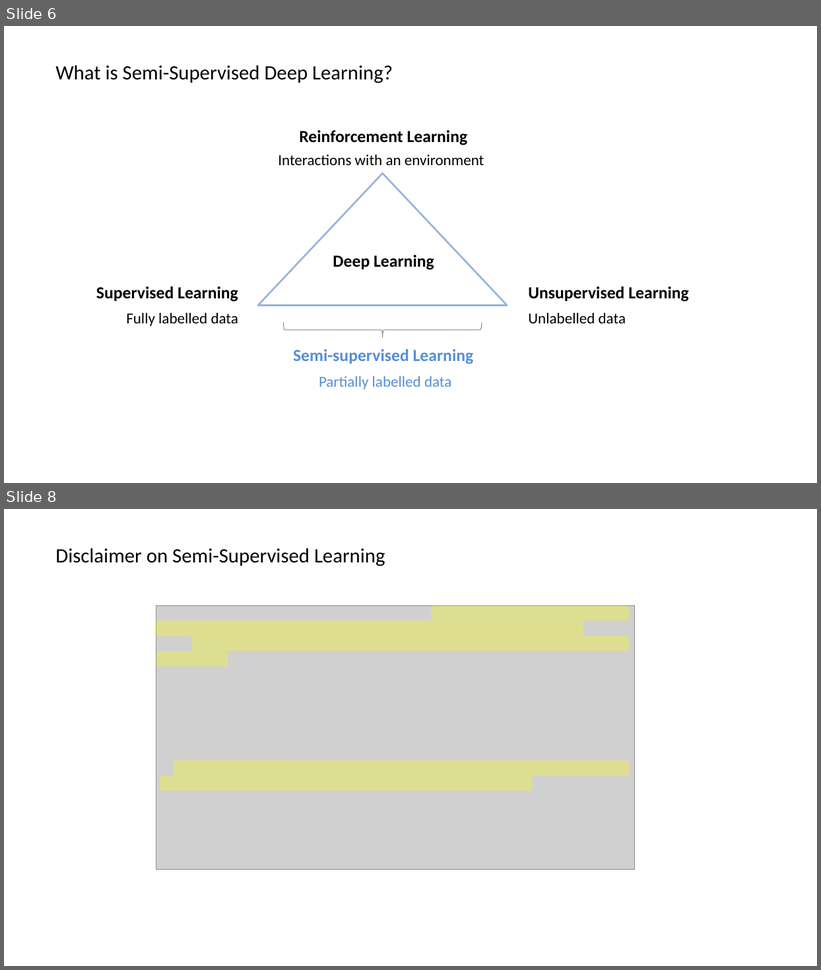
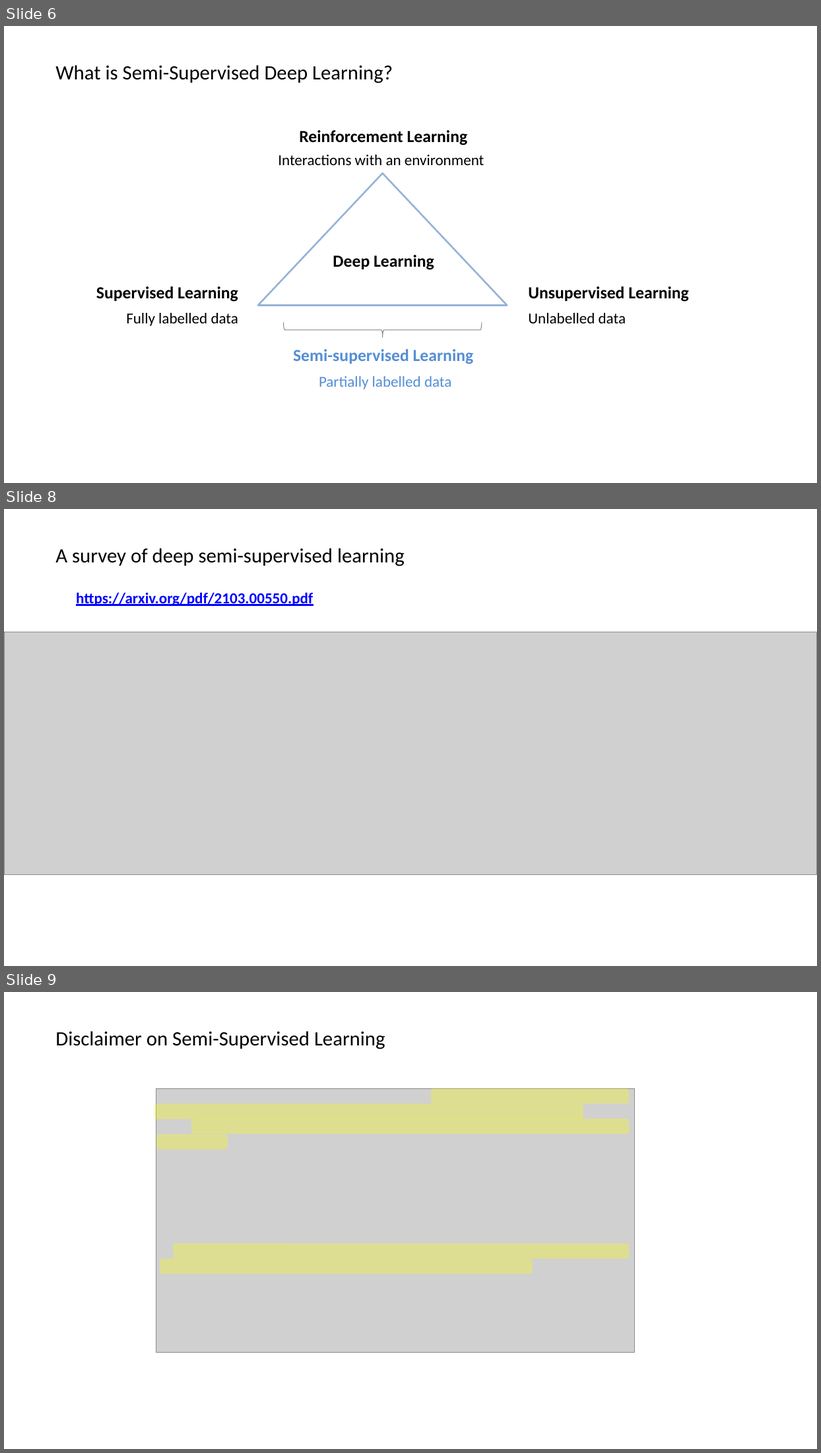
Before and after one commit to MonashDataFluency/Semi-Supervised-Deep-Learning, a slide deck: Semi-Supervised Deep Learning - Slides.pptx. Shown one above the other, each under a label of ours: slides 6 and 8 before the commit, slides 6, 8 and 9 after it; the slides between them are not shown. The pictures are 821x970 and 821x1453 pixels, drawn with LibreOffice and Linux fonts; fonts in the diff are those of the drawing; grey boxes stand for pictures; background and template pictures are left out. Boxes give left, top, right and bottom in pixels: in the first picture for what was removed or moved away, otherwise in the second. Text is boxed around its words. In the diff, an @@ line names an element or a change of style, - is before the commit and + after.

```diff
--- a/Semi-Supervised Deep Learning - Slides.pptx
+++ b/Semi-Supervised Deep Learning - Slides.pptx
@@ slide 8 added at bbox=[4, 509, 817, 966], background #FFFFFF @@
@@ text added at bbox=[55, 548, 405, 566], 24 pt, text #000000 @@
+A survey of deep semi-supervised learning
@@ text added at bbox=[76, 592, 313, 606], 18 pt, text #0000FF, bold, underline @@
+https://arxiv.org/pdf/2103.00550.pdf
@@ picture added at bbox=[4, 632, 817, 875] @@
@@ what was slide 8 is now slide 9 @@
```
Also in this commit, not shown: 3 slides changed, 2 other files.
